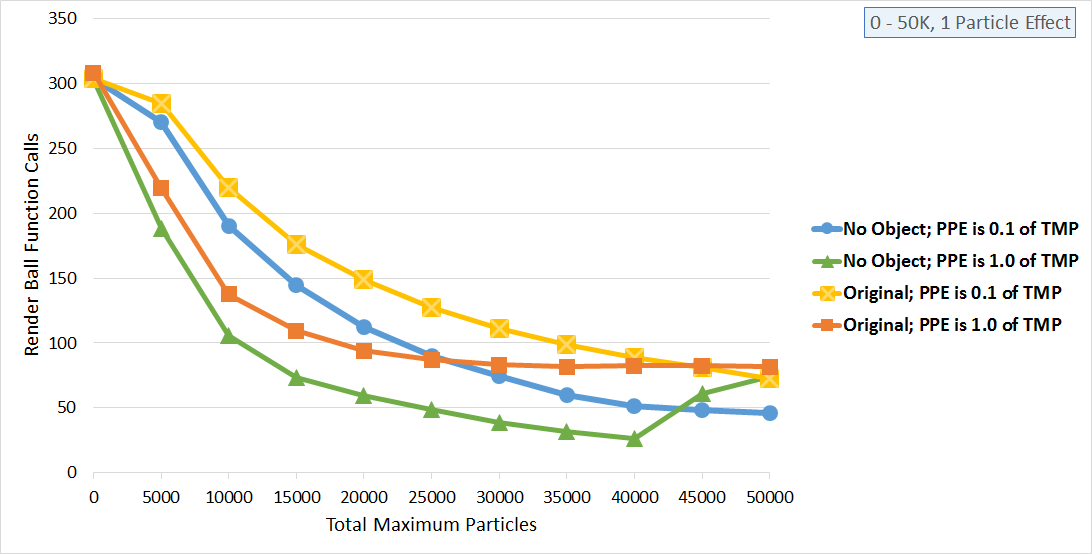
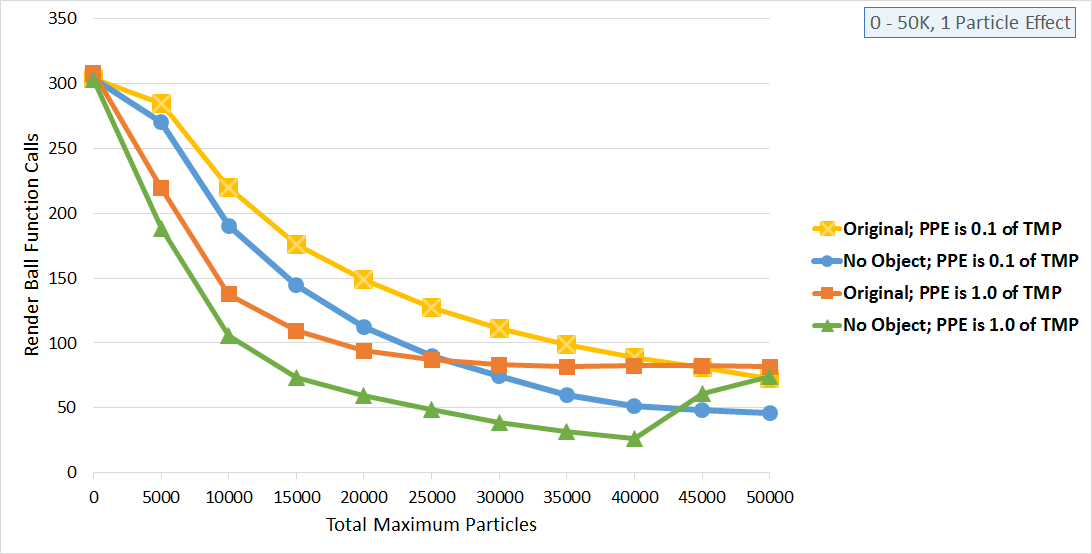
Comparing the layer stacks of the two 1092 x 554 images. Changes:
added layer "Layer 4" above "Layer 3" over [85, 71, 1079, 385]
